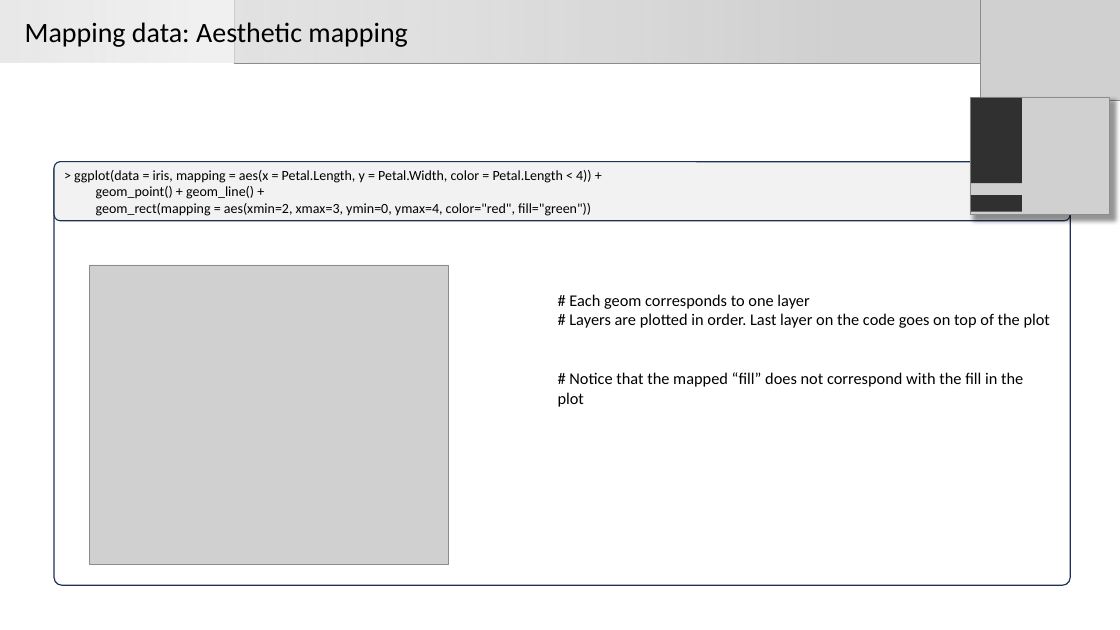
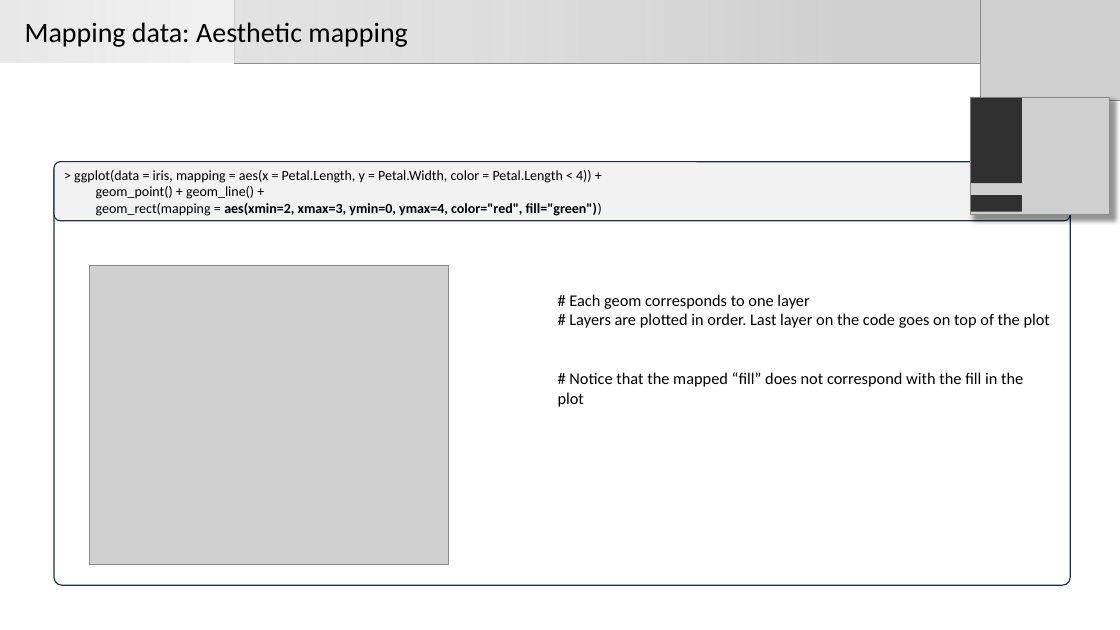
Before and after one commit to Carlospq/ggplot2Workshop, a slide deck: slide 29 of GGplot_workshop.pptx. Drawn at 1120x630 pixels with LibreOffice and Linux fonts; fonts in the diff are those of the drawing; grey boxes stand for pictures. Boxes give left, top, right and bottom in pixels: in the first picture for what was removed or moved away, otherwise in the second. Text is boxed around its words. In the diff, an @@ line names an element or a change of style, - is before the commit and + after.

```diff
--- a/GGplot_workshop.pptx
+++ b/GGplot_workshop.pptx
@@ text in rounded rectangle at box(96, 203, 602, 216): bold on in "aes(xmin=2, xmax=3, ymin=0, ymax=4, color="red", fill="green ..." @@
```
Also in this commit, not shown: 11 other slides changed, 1 slide added, 2 slides removed, 3 other files.
